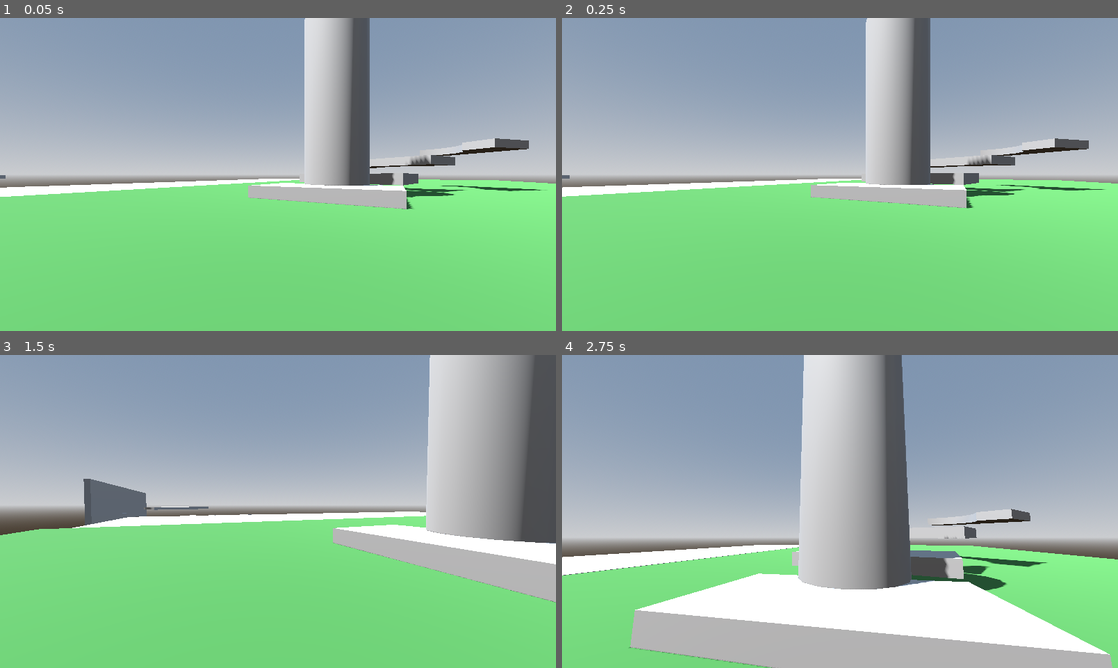
Above: before the commit, frames 1-4 (two rows, left to right).
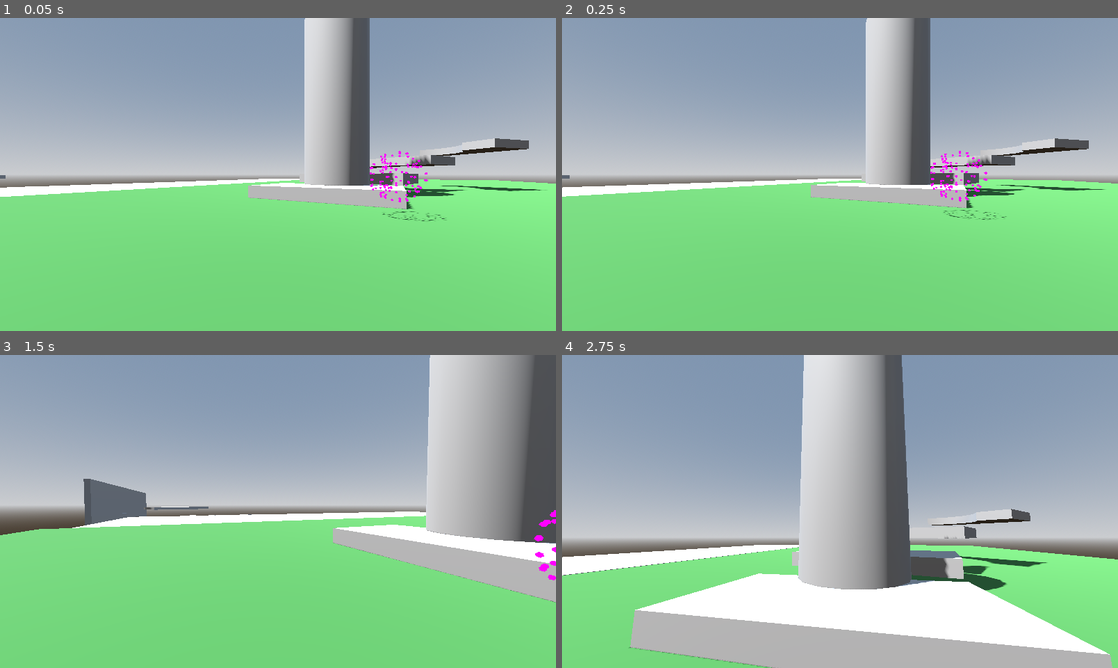
Above: after the commit, the same moments.

Repository: AhmedRamy28/3D-project
Game: Godot game, scene res://assets/node_3d.tscn
The game is run twice, just before and just after one commit, with the same random seed, the same clock (stepped at 60 frames per second) and the same inputs.
Inputs (mouse positions are in pixels of both pictures, inside the frame that each line leads up to):
- Up to frame 1 (0.05 s): no input
- Up to frame 2 (0.25 s): no input
- Up to frame 3 (1.5 s): move the mouse to (305, 511) at 0.52 s; hold W (move_up) from 0.53 s (still down); tap Space (jump) at 0.6, 0.77, 1.07 s; move the mouse to (250, 511) at 1.27 s; tap Shift (Sprint) at 1.35 s
- Up to frame 4 (2.75 s): keep holding W (move_up); tap Space (jump) at 1.52, 1.55, 1.82, 2.1 s; move the mouse to (851, 505) at 2.02 s

The runs differ from the first frame. In frame 1, 0.3% of the frame differs, in the area x 66-81%, y 42-66%; in frame 2, 0.3%; in frame 3, 0.2%; in frame 4, nothing differs.

Commit message:
Added Buffs

Diff:
--- /dev/null
+++ b/Levels/buffs.tscn
@@ -0,0 +1,16 @@
+[gd_scene format=3 uid="uid://da6b47qxjeqp5"]
+
+[ext_resource type="PackedScene" uid="uid://emivb5kk1vfw" path="res://Cover_for_buffs.glb" id="1_l57do"]
+
+[sub_resource type="SphereShape3D" id="SphereShape3D_l57do"]
+radius = 1.3000001
+
+[node name="Buffs" type="Node3D" unique_id=468598081]
+
+[node name="Area3D" type="Area3D" parent="." unique_id=307151338]
+transform = Transform3D(1, 0, 0, 0, 1, 0, 0, 0, 1, 31, 1, 0)
+
+[node name="Cover_for_buffs" parent="Area3D" unique_id=204358066 instance=ExtResource("1_l57do")]
+
+[node name="CollisionShape3D" type="CollisionShape3D" parent="Area3D" unique_id=987996410]
+shape = SubResource("SphereShape3D_l57do")
--- a/assets/Player.gd
+++ b/assets/Player.gd
@@ -174,3 +174,7 @@
 	var speed_percent = clamp(velocity.length() / SPRINT_SPEED, 0.5, 2.0)
 	var target_fov = Base_FOV + (FOV_Multiplier * speed_percent)
 	camera.fov = lerp(camera.fov, target_fov, delta * 8.0)
+
+
+func _on_area_3d_body_entered(body: Node3D) -> void:
+	jump_count = 0
--- /dev/null
+++ b/assets/buffs.tscn
@@ -0,0 +1,30 @@
+[gd_scene format=3 uid="uid://bcgo7x8u58e48"]
+
+[ext_resource type="PackedScene" uid="uid://emivb5kk1vfw" path="res://Cover_for_buffs.glb" id="1_l57do"]
+
+[sub_resource type="GDScript" id="GDScript_6gvni"]
+script/source = "extends Node3D
+
+
+# Called when the node enters the scene tree for the first time.
+func _ready() -> void:
+	pass # Replace with function body.
+
+
+# Called every frame. 'delta' is the elapsed time since the previous frame.
+func _process(delta: float) -> void:
+	pass
+"
+
+[sub_resource type="SphereShape3D" id="SphereShape3D_jblex"]
+radius = 1.2
+
+[node name="Buffs" type="Node3D" unique_id=737881937]
+script = SubResource("GDScript_6gvni")
+
+[node name="Area3D" type="Area3D" parent="." unique_id=2049558887]
+
+[node name="Cover_for_buffs" parent="Area3D" unique_id=204358066 instance=ExtResource("1_l57do")]
+
+[node name="CollisionShape3D" type="CollisionShape3D" parent="Area3D" unique_id=1384805693]
+shape = SubResource("SphereShape3D_jblex")
--- a/assets/node_3d.tscn
+++ b/assets/node_3d.tscn
@@ -2,6 +2,7 @@
 
 [ext_resource type="Script" uid="uid://b0gd8hrqpvtbb" path="res://assets/Player.gd" id="1_a202f"]
 [ext_resource type="PackedScene" uid="uid://e7505umphu22" path="res://Levels/A-Level.tscn" id="2_j62gk"]
+[ext_resource type="PackedScene" uid="uid://emivb5kk1vfw" path="res://Cover_for_buffs.glb" id="3_qjd3p"]
 
 [sub_resource type="ProceduralSkyMaterial" id="ProceduralSkyMaterial_noarx"]
 sky_horizon_color = Color(0.66224277, 0.6717428, 0.6867428, 1)
@@ -29,6 +30,9 @@
 
 [sub_resource type="ConvexPolygonShape3D" id="ConvexPolygonShape3D_7hr0d"]
 points = PackedVector3Array(-0.12520654, -0.532801, -0.4805069, 0.022783129, 0.4760704, 0.49888408, 0.16971254, 0.55914 …(1084 unchanged characters)…
+
+[sub_resource type="SphereShape3D" id="SphereShape3D_dx1ay"]
+radius = 1.3000001
 
 [node name="Game" type="Node3D" unique_id=635932227]
 
@@ -103,3 +107,13 @@
 
 [node name="Map" parent="." unique_id=523325684 instance=ExtResource("2_j62gk")]
 transform = Transform3D(1, 0, 0, 0, 1, 0, 0, 0, 1, 0, -1.6, -35.8)
+
+[node name="Area3D" type="Area3D" parent="." unique_id=1116796474]
+transform = Transform3D(1, 0, 0, 0, 1, 0, 0, 0, 1, 31, 1, 0)
+
+[node name="Cover_for_buffs" parent="Area3D" unique_id=204358066 instance=ExtResource("3_qjd3p")]
+
+[node name="CollisionShape3D" type="CollisionShape3D" parent="Area3D" unique_id=1138324050]
+shape = SubResource("SphereShape3D_dx1ay")
+
+[connection signal="body_entered" from="Area3D" to="CharacterBody3D" method="_on_area_3d_body_entered"]
Binary file added: Cover_for_buffs.glb
Not shown, added: Cover_for_buffs.glb.import
